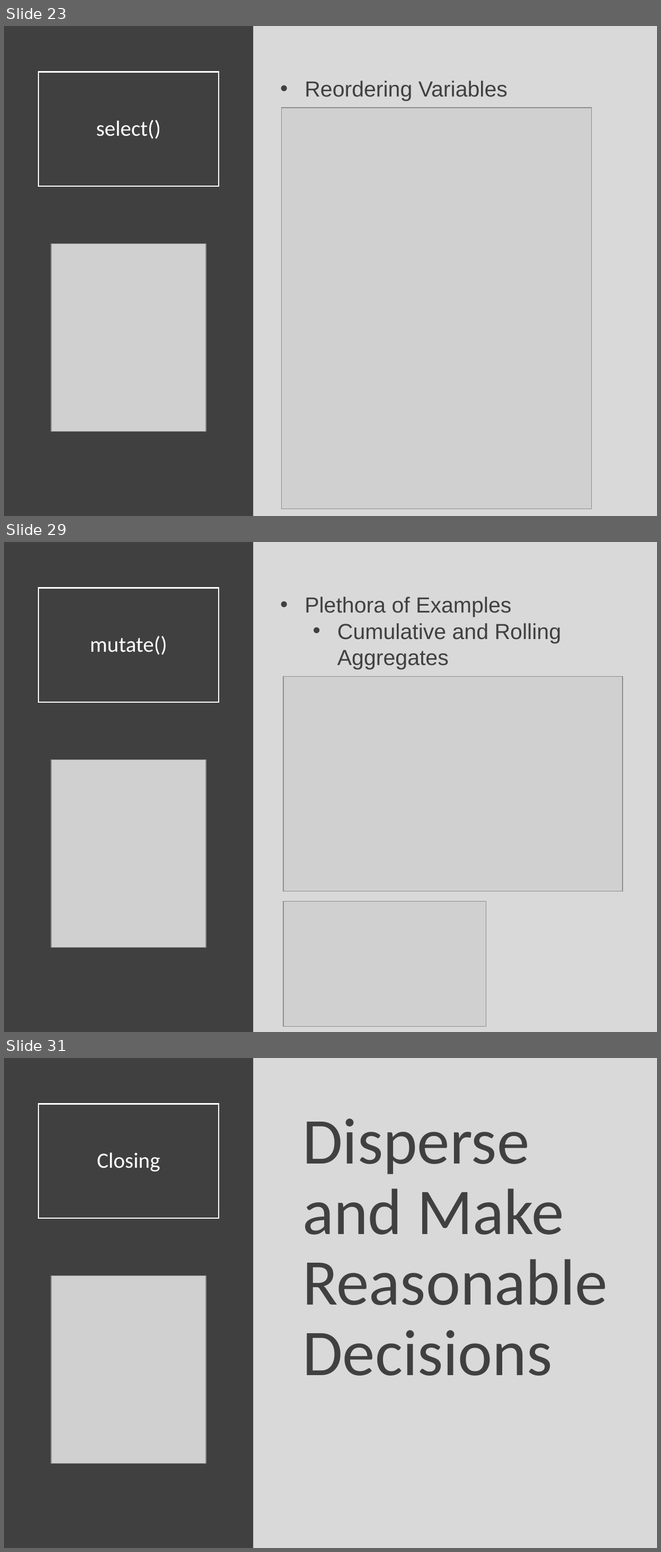
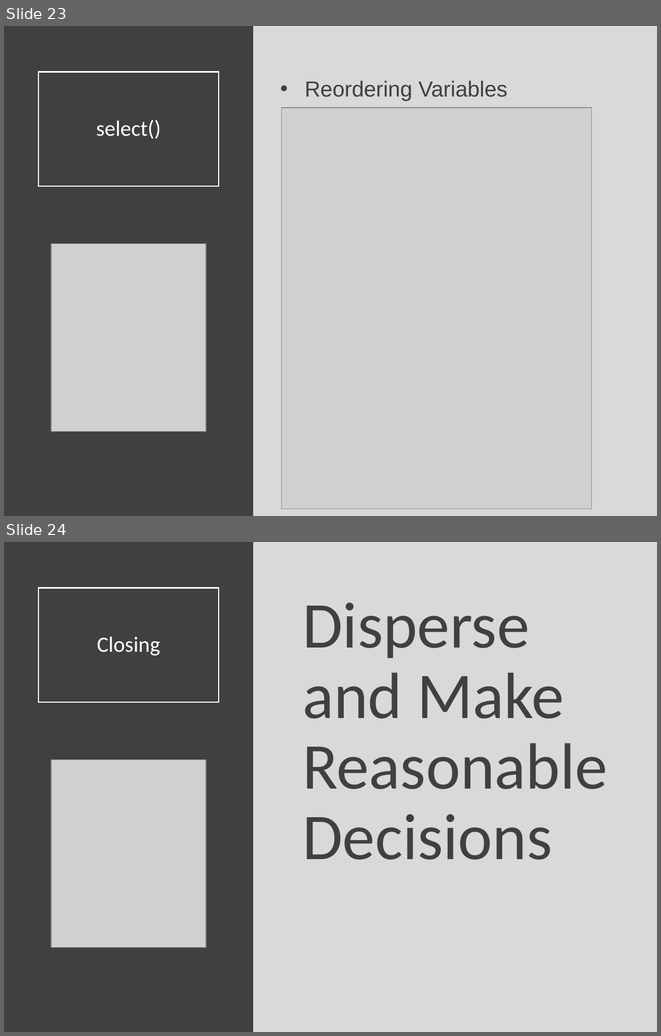
Before and after one commit to Yixf-Self/STOR320_WEBSITE, a slide deck: Lecture/Lecture 4/Lecture 4.pptx. Shown one above the other, each under a label of ours: slides 23, 29 and 31 before the commit, slides 23 and 24 after it; the slides between them are not shown. The pictures are 661x1552 and 661x1036 pixels, drawn with LibreOffice and Linux fonts; fonts in the diff are those of the drawing; grey boxes stand for pictures. Boxes give left, top, right and bottom in pixels: in the first picture for what was removed or moved away, otherwise in the second. Text is boxed around its words. In the diff, an @@ line names an element or a change of style, - is before the commit and + after.

```diff
--- a/Lecture/Lecture 4/Lecture 4.pptx
+++ b/Lecture/Lecture 4/Lecture 4.pptx
@@ slide 29 removed at (x1=4, y1=542, x2=657, y2=1032), background #D9D9D9 @@
@@ rectangle removed at (x1=4, y1=542, x2=254, y2=1032) @@
@@ title removed at (x1=38, y1=588, x2=219, y2=702) @@
-mutate()
@@ text removed at (x1=305, y1=597, x2=562, y2=669) @@
-• Plethora of Examples
-  • Cumulative and Rolling Aggregates
@@ picture removed at (x1=283, y1=677, x2=623, y2=891) @@
@@ picture removed at (x1=51, y1=759, x2=206, y2=947) @@
@@ picture removed at (x1=283, y1=901, x2=486, y2=1026) @@
@@ what was slide 31 is now slide 24 @@
```
Also in this commit, not shown: 6 other slides removed, 3 other files.
